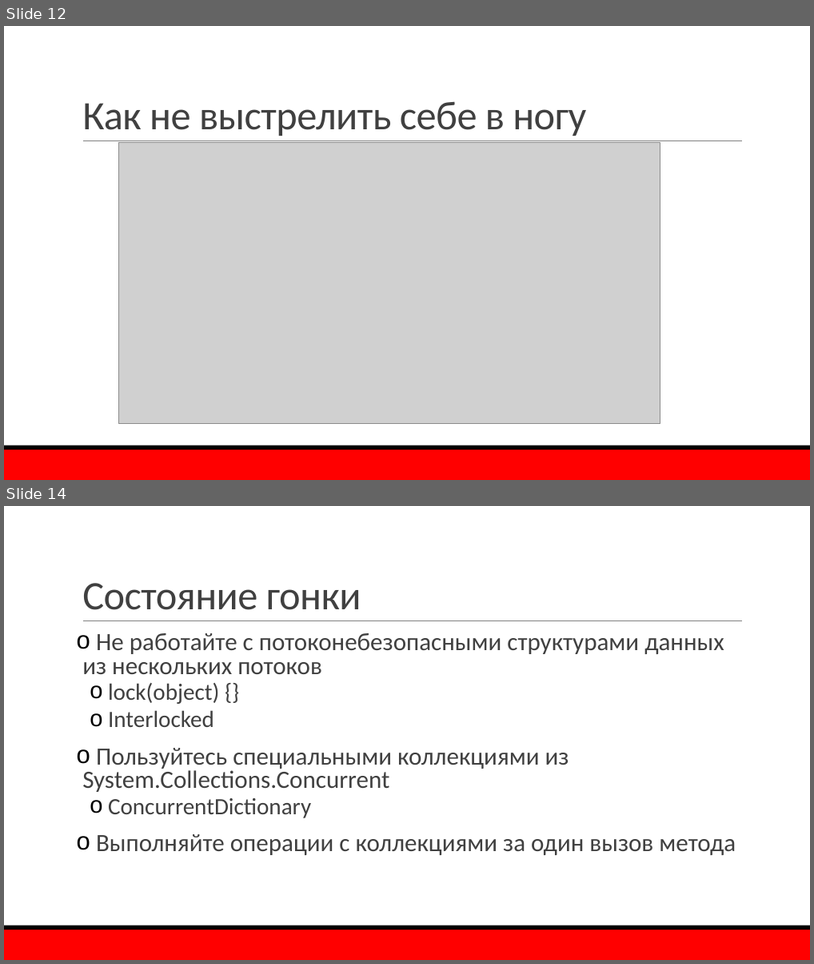
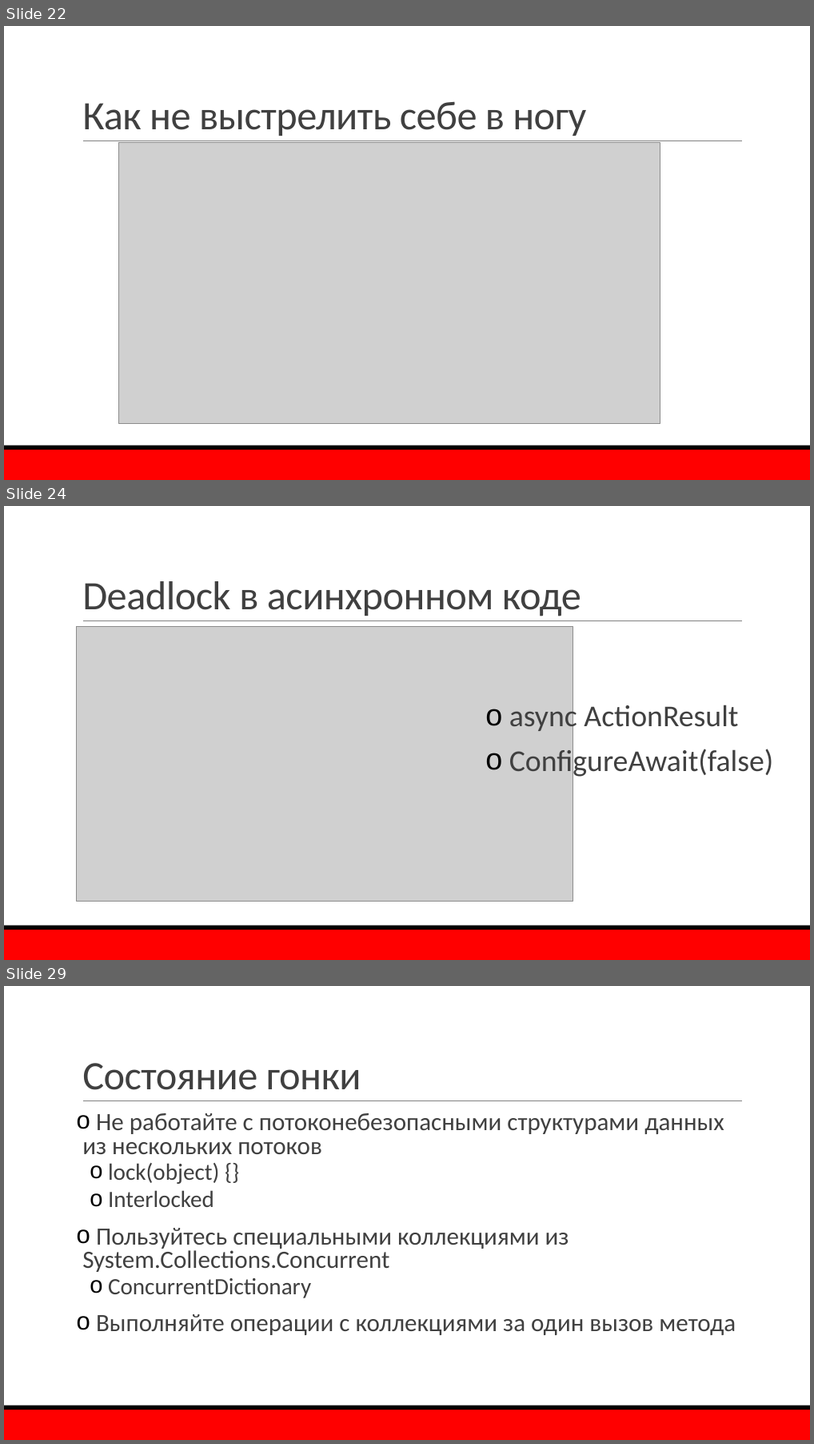
Before and after one commit to mao29/ConcurrencyCookBook, a slide deck: Presentation.pptx. Shown one above the other, each under a label of ours: slides 12 and 14 before the commit, slides 22, 24 and 29 after it; the slides between them are not shown. The pictures are 814x964 and 814x1444 pixels, drawn with LibreOffice and Linux fonts; fonts in the diff are those of the drawing; grey boxes stand for pictures; background and template pictures are left out. Boxes give left, top, right and bottom in pixels: in the first picture for what was removed or moved away, otherwise in the second. Text is boxed around its words. In the diff, an @@ line names an element or a change of style, - is before the commit and + after.

```diff
--- a/Presentation.pptx
+++ b/Presentation.pptx
@@ slide 24 added at [4, 506, 810, 960], background #FFFFFF; not listed: 3 template elements that a slide beside it also shows @@
@@ title added at [82, 581, 582, 616], 48 pt, text #404040 @@
+Deadlock в асинхронном коде
@@ picture added at [77, 627, 574, 901] @@
@@ text added at [510, 701, 774, 778], 36 pt, text #404040 @@
+o async ActionResult
+o ConfigureAwait(false)
@@ what was slide 12 is now slide 22 @@
@@ what was slide 14 is now slide 29 @@
```
Also in this commit, not shown: 6 slides changed, 15 other slides added, 1 slide removed, 1 other file.
